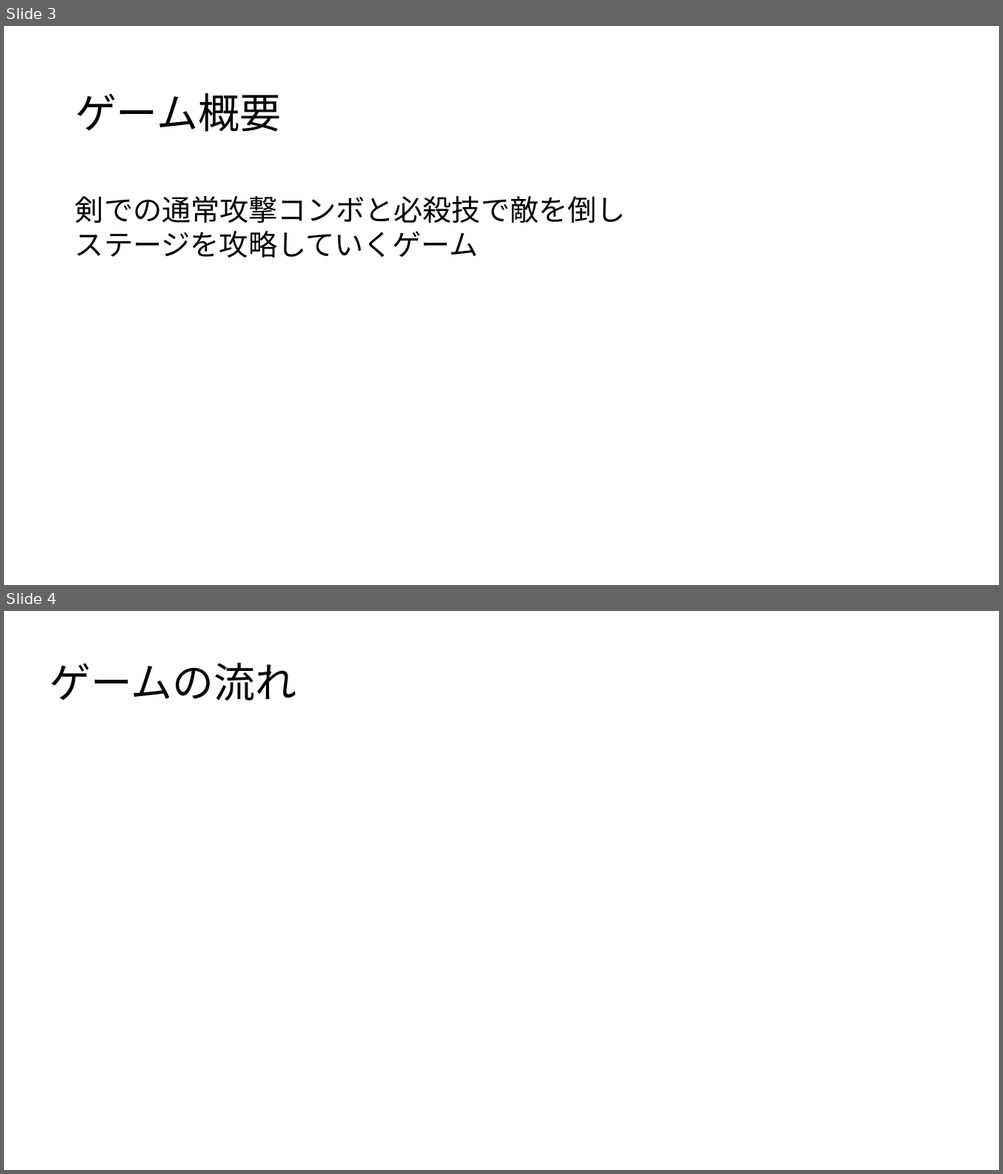
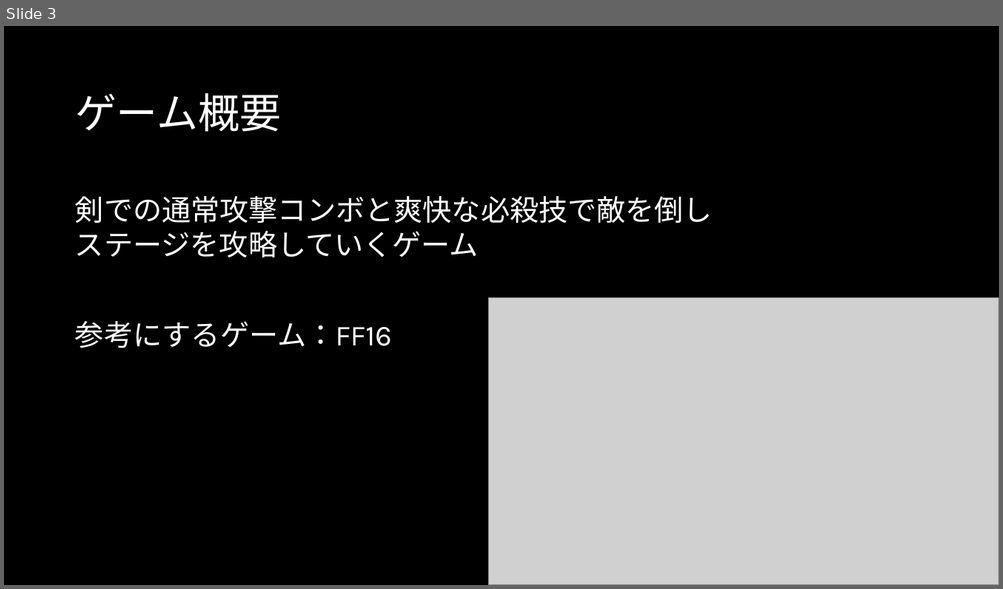
Before and after one commit to Tiger5286/SummerGame_2026, a slide deck: 夏ゲーム企画.pptx. Shown one above the other, each under a label of ours: slides 3 and 4 before the commit, slide 3 after it. The pictures are 1003x1174 and 1003x589 pixels, drawn with LibreOffice and Linux fonts; fonts in the diff are those of the drawing; grey boxes stand for pictures. Boxes give left, top, right and bottom in pixels: in the first picture for what was removed or moved away, otherwise in the second. Text is boxed around its words. In the diff, an @@ line names an element or a change of style, - is before the commit and + after.

```diff
--- a/夏ゲーム企画.pptx
+++ b/夏ゲーム企画.pptx
@@ slide 4 removed at [4, 611, 999, 1170], background #FFFFFF @@
@@ text removed at [49, 663, 296, 701] @@
-ゲームの流れ
@@ slide 3 changed as well @@
@@ background #FFFFFF to #000000 @@
@@ text "ゲーム概要" at [75, 93, 281, 132]: font Noto Sans CJK JP to Karla, text colour #000000 to #FFFFFF @@
@@ text at [75, 196, 712, 224]: text changed; font Noto Sans CJK JP to Karla; text colour #000000 to #FFFFFF @@
-剣での通常攻撃コンボと必殺技で敵を倒し
+剣での通常攻撃コンボと爽快な必殺技で敵を倒し
@@ text at [75, 231, 478, 258]: font Noto Sans CJK JP to Karla, text colour #000000 to #FFFFFF in "ステージを攻略していくゲーム" @@
@@ picture added at [488, 298, 999, 585] @@
@@ text added at [75, 321, 392, 349], 28 pt, text #FFFFFF @@
+参考にするゲーム：FF16
```
Also in this commit, not shown: 4 other slides changed, 1 slide added.
